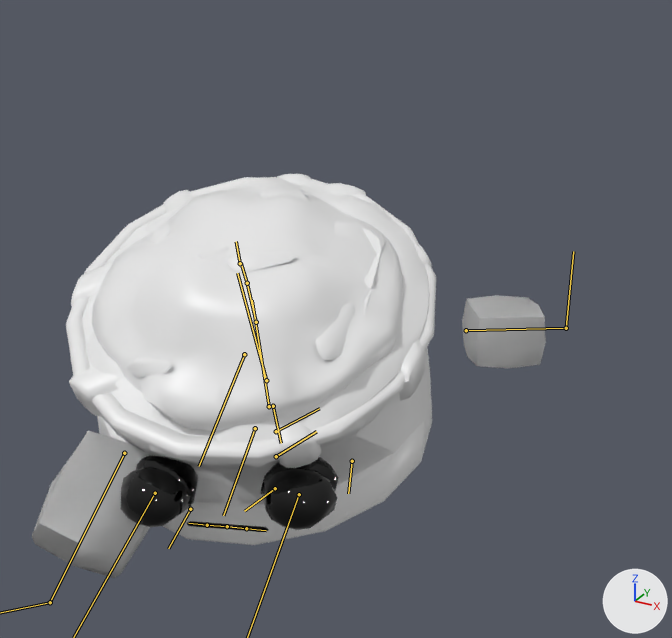
A saved change to the FBX model Assets/Animations/Sushi/Animations.fbx.
Camera for both pictures: a 50 mm lens placed at (2.94, -4.51, 3.89), pointed at (0.24, 0.4, 1.44). The axes (+X, +Y, +Z) are drawn at lower right. The lights are the same throughout. Both versions are drawn at frame 2 of the action 'CharSmallAttack_Parry'; the numbers are the values there. The bones that bend it are drawn over the model as lines.

In view in the first picture: 'Char.BreadBased.01', 'Char.BreadBased.02', 'Char.Candy.V.01', 'Char.Candy.V.02', 'Char.Sushi.V.01', 'Char.Sushi.Validation'.
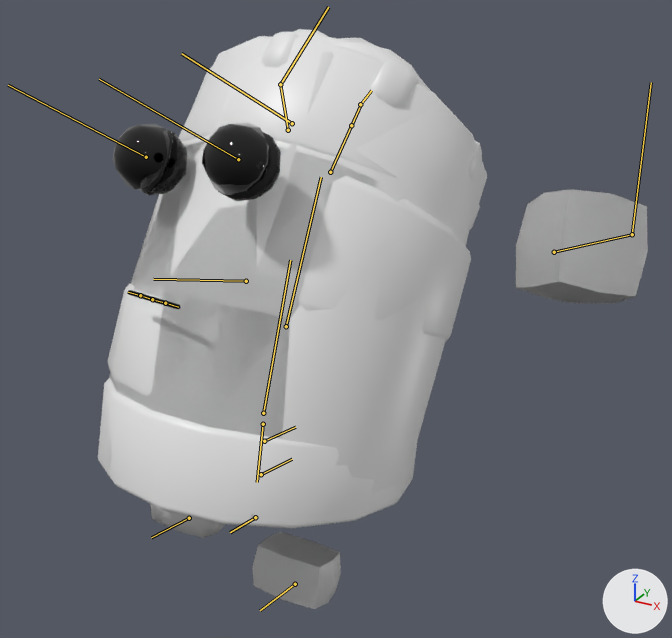
Commit message: Chore: Extrapolation for parry animation

Changed parts and their boxes [x1, y1, x2, y2] in the pictures (672 x 638 px):
'Char.Sushi.V.01', posed (44% taller)
    before: [32, 183, 546, 575]
    after: [129, 29, 647, 592]
'Char.BreadBased.02', posed (34% taller)
    before: [66, 174, 436, 545]
    after: [98, 32, 482, 528]
'Char.Sushi.Validation', posed
    before: [32, 177, 546, 578]
    after: [109, 94, 487, 538]
'Char.BreadBased.01', posed
    before: [115, 335, 434, 529]
    after: [128, 99, 648, 609]
'Char.Candy.V.01', posed
    before: [149, 246, 365, 542]
    after: [107, 42, 334, 519]
'Char.Candy.V.02', posed
    before: [82, 212, 210, 436]
    after: [281, 137, 487, 218]
bone 'Root', root to tip
    before: (275, 488) to (244, 511)
    after: (255, 517) to (230, 532)
bone 'MASTER_GERAL', root to tip
    before: (276, 456) to (316, 431)
    after: (261, 474) to (292, 459)
bone 'Hips', root to tip
    before: (273, 406) to (281, 443)
    after: (263, 424) to (257, 482)
bone 'Feet.L', root to tip
    before: (352, 461) to (348, 493)
    after: (295, 584) to (260, 610)
bone 'Feet.R', root to tip
    before: (190, 509) to (168, 548)
    after: (189, 518) to (151, 537)
bone 'hand.L', root to tip
    before: (466, 330) to (566, 328)
    after: (554, 252) to (632, 234)
bone 'hand.R', root to tip
    before: (124, 453) to (50, 602)
    after: (288, 130) to (280, 84)
bone 'Body_Bottom', root to tip
    before: (269, 406) to (252, 300)
    after: (263, 413) to (290, 260)
bone 'Body_Top', root to tip
    before: (266, 380) to (237, 273)
    after: (286, 326) to (321, 177)
bone 'Head', root to tip
    before: (256, 322) to (247, 283)
    after: (330, 172) to (351, 125)
bone 'Loose_Head', root to tip
    before: (247, 283) to (241, 263)
    after: (351, 125) to (361, 104)
bone 'Mouth_Controller', root to tip
    before: (255, 428) to (223, 515)
    after: (246, 281) to (153, 279)
bone 'Eyes_Controller', root to tip
    before: (244, 354) to (199, 466)
    after: (292, 123) to (181, 53)

Edits to the bpy script that builds the scene:
```text
Change bone_root:
    where bone_root = bpy.data.objects['Armature'].pose.bones['Root']
    bone_root.location: (0.0, 0.015, -0.288) -> (0.0, 0.257, -0.203)
    bone_root.rotation_quaternion: (0.999, -0.02, 0.0, 0.035) -> (0.993, -0.118, 0.0, 0.0)  # degrees (-2, 0, 4) -> degrees (-14, 0, 0)
    bone_root.scale: (1.0, 1.11, 0.82) -> (1.0, 1.0, 1.0)
Change bone_master_geral:
    where bone_master_geral = bpy.data.objects['Armature'].pose.bones['MASTER_GERAL']  # child of 'Root'
    bone_master_geral.rotation_quaternion: (0.999, 0.0, 0.0, -0.035) -> (1.0, 0.0, 0.0, 0.0)  # degrees (0, 0, -4) -> degrees (0, 0, 0)
Change bone_hips:
    where bone_hips = bpy.data.objects['Armature'].pose.bones['Hips']  # child of 'MASTER_GERAL'
    bone_hips.location: (0.0, -0.246, -0.026) -> (0.0, -0.129, -0.043)
    bone_hips.rotation_quaternion: (0.948, 0.102, -0.301, -0.022) -> (1.0, 0.0, 0.0, 0.0)  # degrees (14, -34, -7) -> degrees (0, 0, 0)
Change bone_feet_l:
    where bone_feet_l = bpy.data.objects['Armature'].pose.bones['Feet.L']  # child of 'MASTER_GERAL'
    bone_feet_l.location: (0.038, -0.551, 0.309) -> (0.22, 0.318, 0.0)
    bone_feet_l.rotation_quaternion: (0.952, -0.305, 0.0, 0.0) -> (1.0, 0.0, 0.0, 0.0)  # degrees (-36, 0, 0) -> degrees (0, 0, 0)
Change bone_feet_r:
    where bone_feet_r = bpy.data.objects['Armature'].pose.bones['Feet.R']  # child of 'MASTER_GERAL'
    bone_feet_r.location: (0.032, 0.502, -0.241) -> (0.186, 0.048, 0.0)
    bone_feet_r.rotation_quaternion: (0.967, -0.256, 0.0, 0.0) -> (1.0, 0.0, 0.0, 0.0)  # degrees (-30, 0, 0) -> degrees (0, 0, 0)
Change bone_hand_l:
    where bone_hand_l = bpy.data.objects['Armature'].pose.bones['hand.L']
    bone_hand_l.location: (1.264, -0.647, -0.083) -> (-0.042, 0.277, -1.242)
    bone_hand_l.rotation_quaternion: (0.956, -0.002, -0.031, -0.291) -> (0.884, -0.148, -0.21, 0.391)  # degrees (1, -3, -34) -> degrees (-26, -15, 51)
    bone_hand_l.scale: (1.04, 1.06, 0.83) -> (1.0, 1.0, 1.0)
Change bone_hand_r:
    where bone_hand_r = bpy.data.objects['Armature'].pose.bones['hand.R']
    bone_hand_r.location: (1.099, -1.161, -0.006) -> (-2.24, -0.233, -1.122)
    bone_hand_r.rotation_quaternion: (-0.652, -0.51, -0.14, 0.543) -> (0.8, -0.377, 0.369, 0.285)  # degrees (49, 47, -57) -> degrees (-42, 54, 17)
    bone_hand_r.scale: (1.16, 1.29, 1.1) -> (1.0, 1.0, 1.0)
Change bone_body_bottom:
    where bone_body_bottom = bpy.data.objects['Armature'].pose.bones['Body_Bottom']
    bone_body_bottom.location: (-0.032, 0.376, 0.018) -> (0.0, 0.394, 0.133)
    bone_body_bottom.rotation_quaternion: (0.951, 0.082, 0.297, 0.028) -> (0.976, -0.178, -0.12, 0.018)  # degrees (12, 34, 7) -> degrees (-21, -13, 5)
    bone_body_bottom.scale: (1.05, 0.82, 1.06) -> (1.0, 1.0, 1.0)
Change bone_body_top:
    where bone_body_top = bpy.data.objects['Armature'].pose.bones['Body_Top']
    bone_body_top.location: (0.0, 0.296, 0.084) -> (0.0, 0.58, -0.161)
    bone_body_top.rotation_quaternion: (0.99, 0.134, 0.039, 0.024) -> (0.961, -0.249, -0.119, 0.034)  # degrees (16, 4, 3) -> degrees (-30, -12, 7)
    bone_body_top.scale: (1.0, 0.83, 1.09) -> (1.0, 1.0, 1.0)
Change bone_head:
    where bone_head = bpy.data.objects['Armature'].pose.bones['Head']
    bone_head.location: (0.167, 0.118, 0.425) -> (0.0, 0.705, -0.759)
    bone_head.rotation_quaternion: (0.933, 0.228, 0.28, -0.006) -> (0.901, -0.417, -0.107, 0.054)  # degrees (30, 32, 8) -> degrees (-51, -9, 11)
    bone_head.scale: (1.04, 0.85, 1.04) -> (1.0, 1.0, 1.0)
Change bone_loose_head:
    where bone_loose_head = bpy.data.objects['Armature'].pose.bones['Loose_Head']  # child of 'Head'
    bone_loose_head.rotation_quaternion: (0.999, -0.007, -0.028, 0.02) -> (1.0, 0.0, 0.0, 0.0)  # degrees (-1, -3, 2) -> degrees (0, 0, 0)
Change bone_mouth_controller:
    where bone_mouth_controller = bpy.data.objects['Armature'].pose.bones['Mouth_Controller']
    bone_mouth_controller.location: (0.184, 0.146, -0.177) -> (0.0, -0.102, -1.005)
    bone_mouth_controller.rotation_quaternion: (0.983, 0.073, 0.029, -0.167) -> (0.98, -0.159, 0.021, 0.12)  # degrees (8, 5, -19) -> degrees (-18, 5, 13)
    bone_mouth_controller.scale: (1.02, 1.09, 0.82) -> (1.0, 1.0, 1.0)
Change bone_eyes_controller:
    where bone_eyes_controller = bpy.data.objects['Armature'].pose.bones['Eyes_Controller']
    bone_eyes_controller.location: (0.184, 0.223, -0.069) -> (0.0, -0.658, -1.192)
    bone_eyes_controller.rotation_quaternion: (0.982, 0.061, 0.032, -0.178) -> (0.949, -0.291, 0.041, 0.116)  # degrees (6, 5, -20) -> degrees (-33, 8, 11)
    bone_eyes_controller.scale: (1.02, 1.08, 0.83) -> (1.0, 1.0, 1.0)
```
